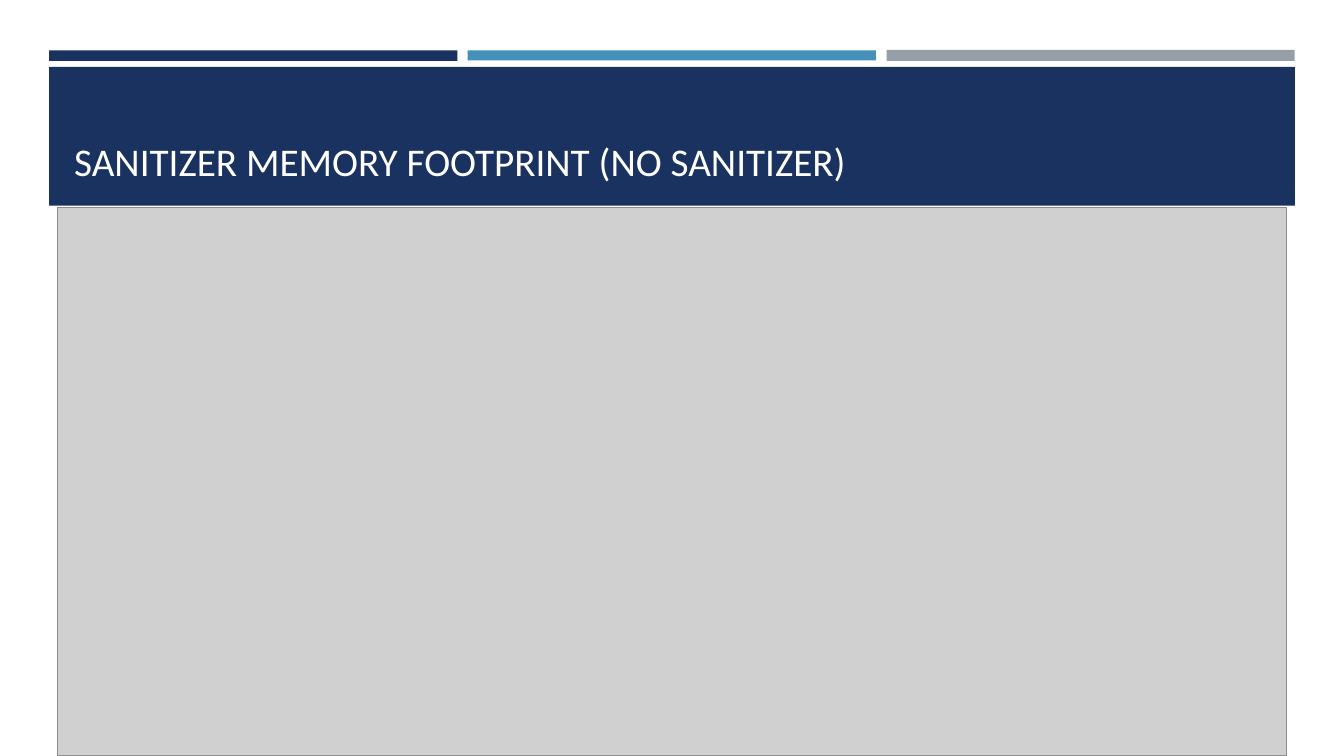
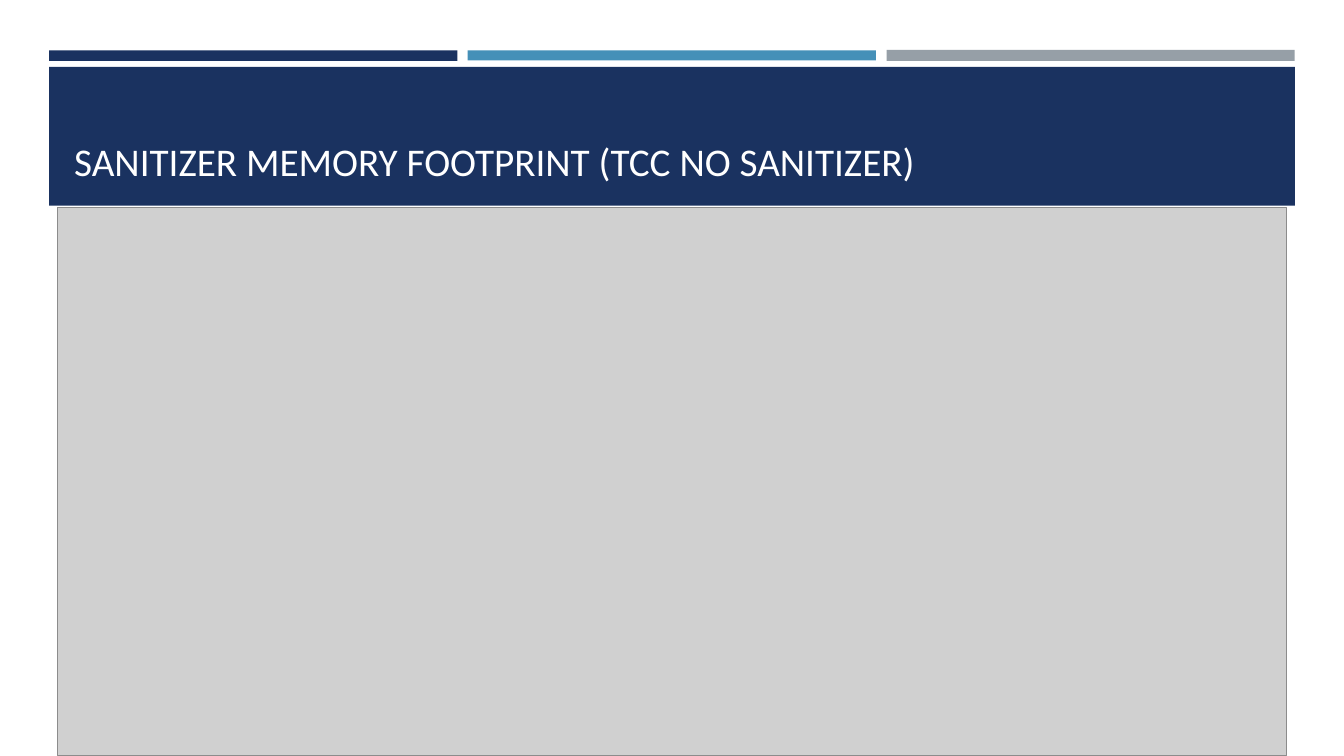
Before and after one commit to Potochi/licenta, a slide deck: slide 10 of Exploits.pptx. Drawn at 1344x756 pixels with LibreOffice and Linux fonts; fonts in the diff are those of the drawing; grey boxes stand for pictures. Boxes give left, top, right and bottom in pixels: in the first picture for what was removed or moved away, otherwise in the second. Text is boxed around its words. In the diff, an @@ line names an element or a change of style, - is before the commit and + after.

```diff
--- a/Exploits.pptx
+++ b/Exploits.pptx
@@ title at (74,147,915,182): text changed @@
-SANITIZER MEMORY FOOTPRINT (NO SANITIZER)
+SANITIZER MEMORY FOOTPRINT (TCC NO SANITIZER)
```
Also in this commit, not shown: 4 other slides changed.
